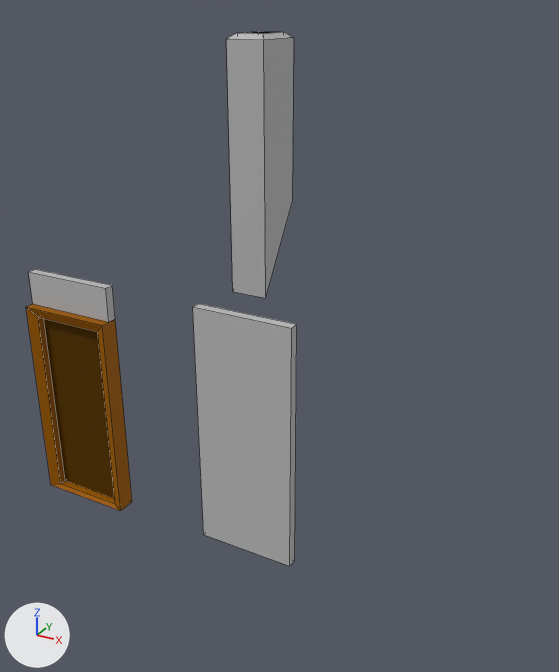
Before and after pictures for a commit that changed the Blender file public/models/low_poly_house/low_poly_house_3.blend.
Rendered twice from a 50 mm camera at (5.79, -7.28, 5.04) aimed at (2.06, -0.5, 1.65). Every picture has the same lights, and +X, +Y and +Z are marked at lower left. Mesh edges are drawn as thin lines.

Objects in the first picture: 'chimney', 'door', 'door_frame', 'door_wall_upper', 'wall'.
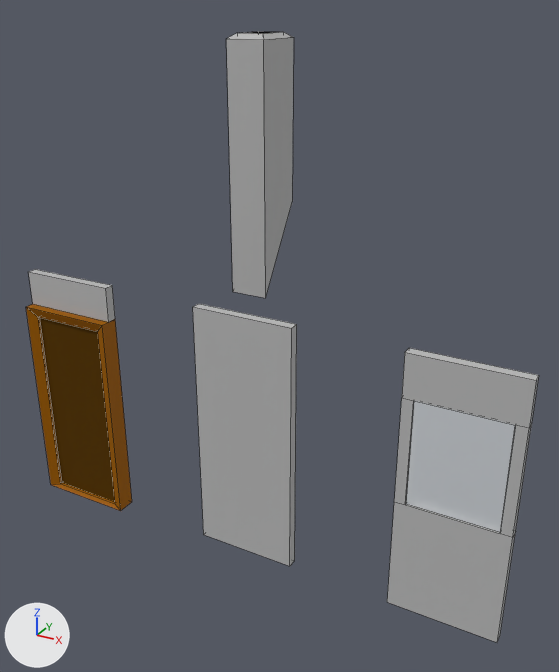
The edits, one by one:
Material 'glass' (mat_glass) is new.
Its base color is (0.78, 0.82, 0.85) (white #e5eaed).
Its roughness is 0.3.
Its ior is 1.45.
Its alpha is 0.5.
Its transmission weight is 1.0.
Its emission color is (0.46, 0.48, 0.5) (grey #b5b8bc).
Its emission strength is 0.5.
me_cube_007 has 4 vertices, 1 face and spans x 0.11..0.89, y 0.02, z 0.03..2.05.
me_cube_007 is used by ob_door; location (0.0, -2.0, 0.0).
Verts and faces of me_cube_007; kept vertices keep their numbers, new ones are numbered from 4.
Before the commit, vertices of me_cube_007: 0 (0.11, 0.02, 0.03) at pixel (65, 480), 1 (0.11, 0.02, 2.05), 2 (0.89, 0.02, 2.05), 3 (0.89, 0.02, 0.03).
Part 1, on me_cube_007:
Faces deleted: (0, 3, 2, 1).
New vertices 4 to 7 stand at vertices 0 to 3, in that order, plus (0.0, -0.05, 0.0).
New faces: (0, 1, 2, 3), (4, 7, 6, 5), (1, 5, 6, 2), (2, 6, 7, 3), (0, 3, 7, 4), (0, 4, 5, 1).
Mesh me_cube_003 is new.
It has 24 vertices, 20 faces and spans x 0.0..1.0, y 0.0..0.1, z 0.0..2.5.
It uses material mat_lime_rendering (grey #bababa).
Mesh me_cube_004 is new.
It is a box spanning x 0.1..0.9, y 0.02..0.05, z 1.1..2.1.
It uses material mat_glass (white #e5eaed).
Object 'window_glass' (ob_window_glass) is new; it shows me_cube_004.
Its parent is ob_window_medium.
Its matrix parent inverse is Matrix(((1.0, 0.0, 0.0, -4.0), (0.0, 1.0, 0.0, 2.0), (0.0, 0.0, 1.0, 0.0), (0.0, 0.0, 0.0, 1.0))).
Its location is (4.0, -2.0, 0.0).
Object 'window_medium' (ob_window_medium) is new; it shows me_cube_003.
Its location is (4.0, -2.0, 0.0).

Where the change shows, as pixel boxes [x1, y1, x2, y2] in the pictures (559 x 672 px):
'window_medium', added
    after: [387, 348, 539, 642]
'window_glass', added
    after: [406, 401, 515, 532]
'door', reshaped (7% wider)
    before: [44, 319, 114, 498]
    after: [40, 318, 115, 502]
